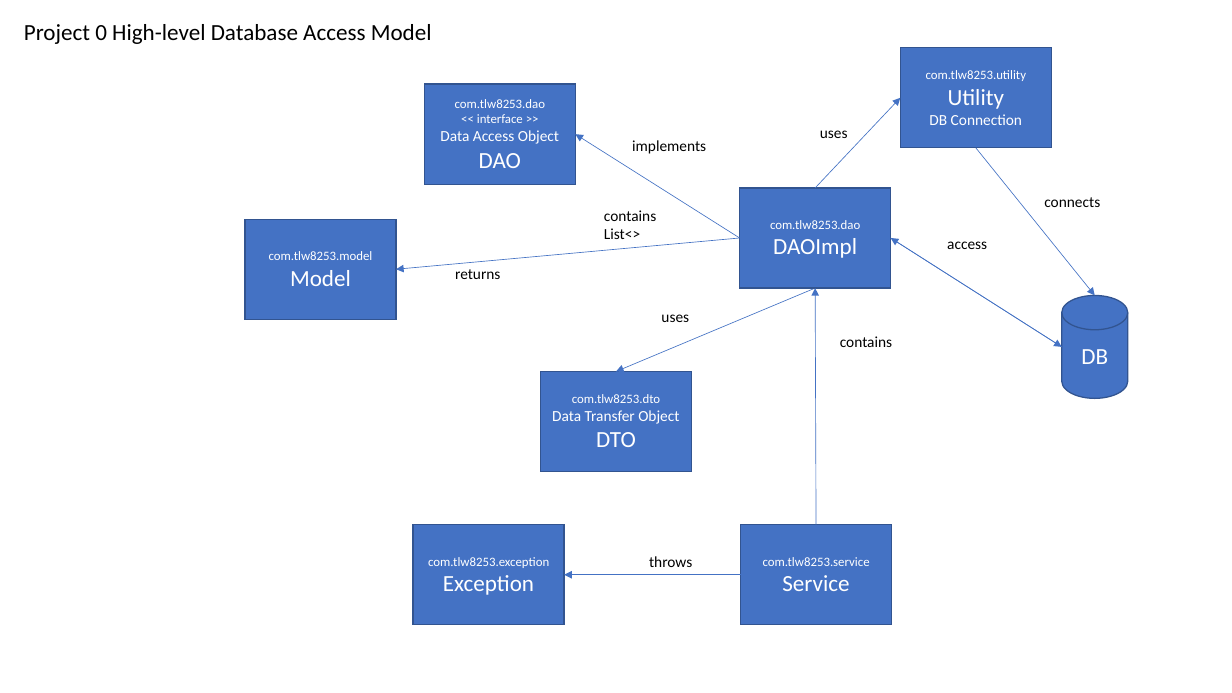
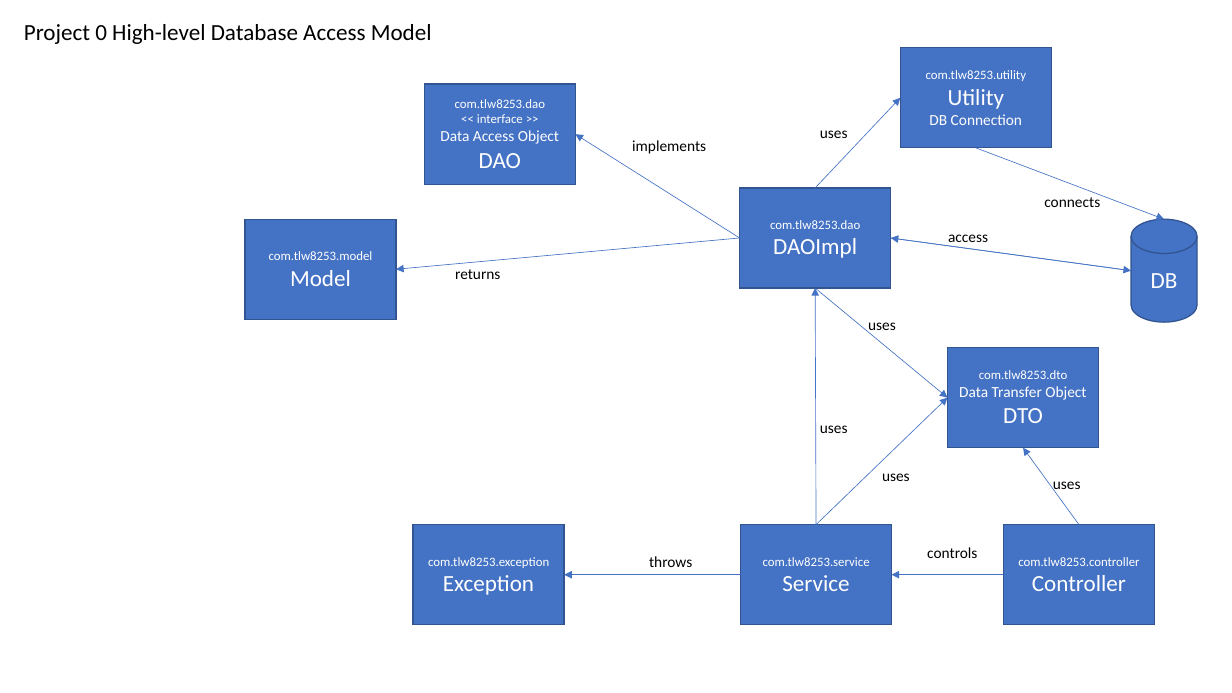
Before and after one commit to tlw8253/Project-0, a slide deck: slide 2 of docs/Project 0.pptx (slide 4 before the commit). Drawn at 1232x693 pixels with LibreOffice and Linux fonts; fonts in the diff are those of the drawing. Boxes give left, top, right and bottom in pixels: in the first picture for what was removed or moved away, otherwise in the second. Text is boxed around its words. In the diff, an @@ line names an element or a change of style, - is before the commit and + after.

```diff
--- a/docs/Project 0.pptx
+++ b/docs/Project 0.pptx
@@ arrow moved from (976, 148) - (1095, 296) to (976, 148) - (1165, 219) @@
@@ text removed at (604, 210, 656, 239) @@
-contains
-List<>
@@ arrow moved from (891, 238) - (1062, 347) to (891, 238) - (1131, 271) @@
@@ arrow moved from (1062, 347) - (891, 238) to (1131, 271) - (891, 238) @@
@@ text "access" rewrapped from (947, 241, 987, 249) to (948, 234, 988, 247) @@
@@ cylinder "DB": place and size @@
-cylinder "DB" at (1062, 296, 1128, 398)
+cylinder "DB" at (1131, 219, 1197, 322)
@@ arrow moved from (815, 288) - (616, 372) to (815, 288) - (947, 397) @@
@@ text "uses" rewrapped from (661, 314, 689, 322) to (868, 322, 896, 334) @@
@@ rectangle "com.tlw8253.dto": place and size @@
-rectangle "com.tlw8253.dto" at (541, 372, 691, 471)
+rectangle "com.tlw8253.dto" at (947, 348, 1098, 447)
@@ arrow added from (816, 525) to (947, 397), #4472C4 0.5 pt @@
@@ text at (820, 425, 848, 433): text changed @@
-contains
+uses
@@ arrow added from (1080, 525) to (1023, 448), #4472C4 0.5 pt @@
@@ text added at (882, 473, 910, 481), 12 pt, text #000000 @@
+uses
@@ text added at (1053, 481, 1081, 494), 12 pt, text #000000 @@
+uses
@@ rectangle added at (1004, 525, 1154, 625), fill #4472C4, outline #325491 1 pt, 10 pt, text #FFFFFF @@
+com.tlw8253.controller
+Controller
@@ text added at (927, 547, 977, 558), 12 pt, text #000000 @@
+controls
@@ arrow added from (1004, 575) to (892, 575), #4472C4 0.5 pt @@
```
Also in this commit, not shown: 4 other slides changed, 1 slide added, 5 other files.
